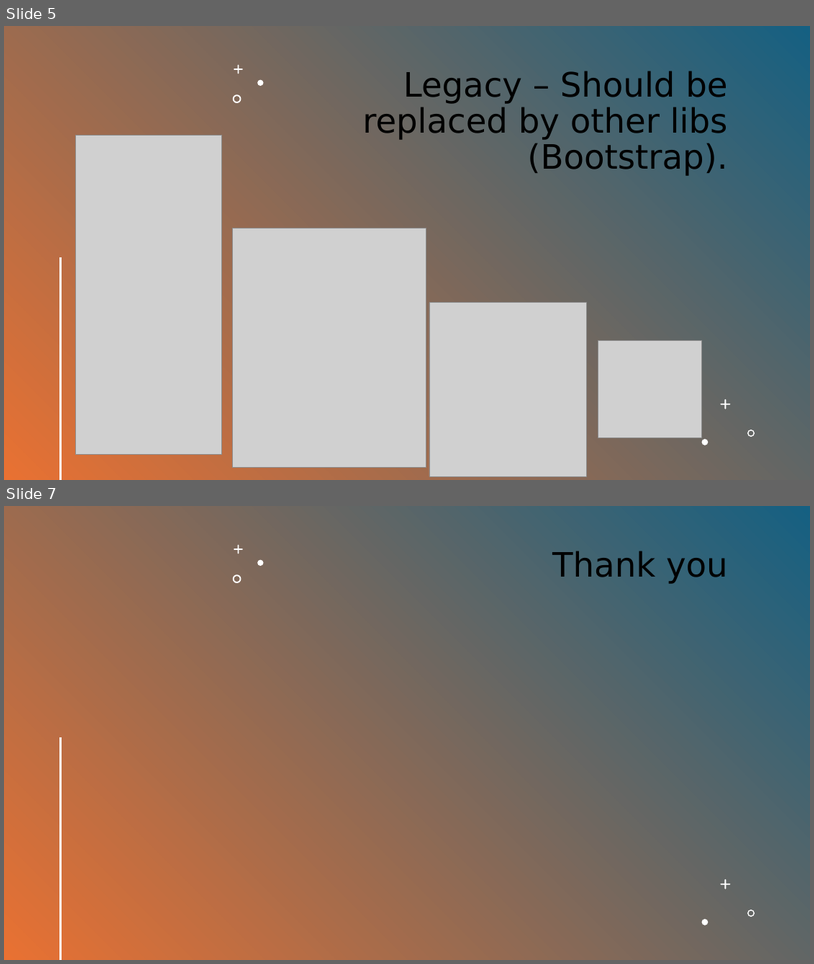
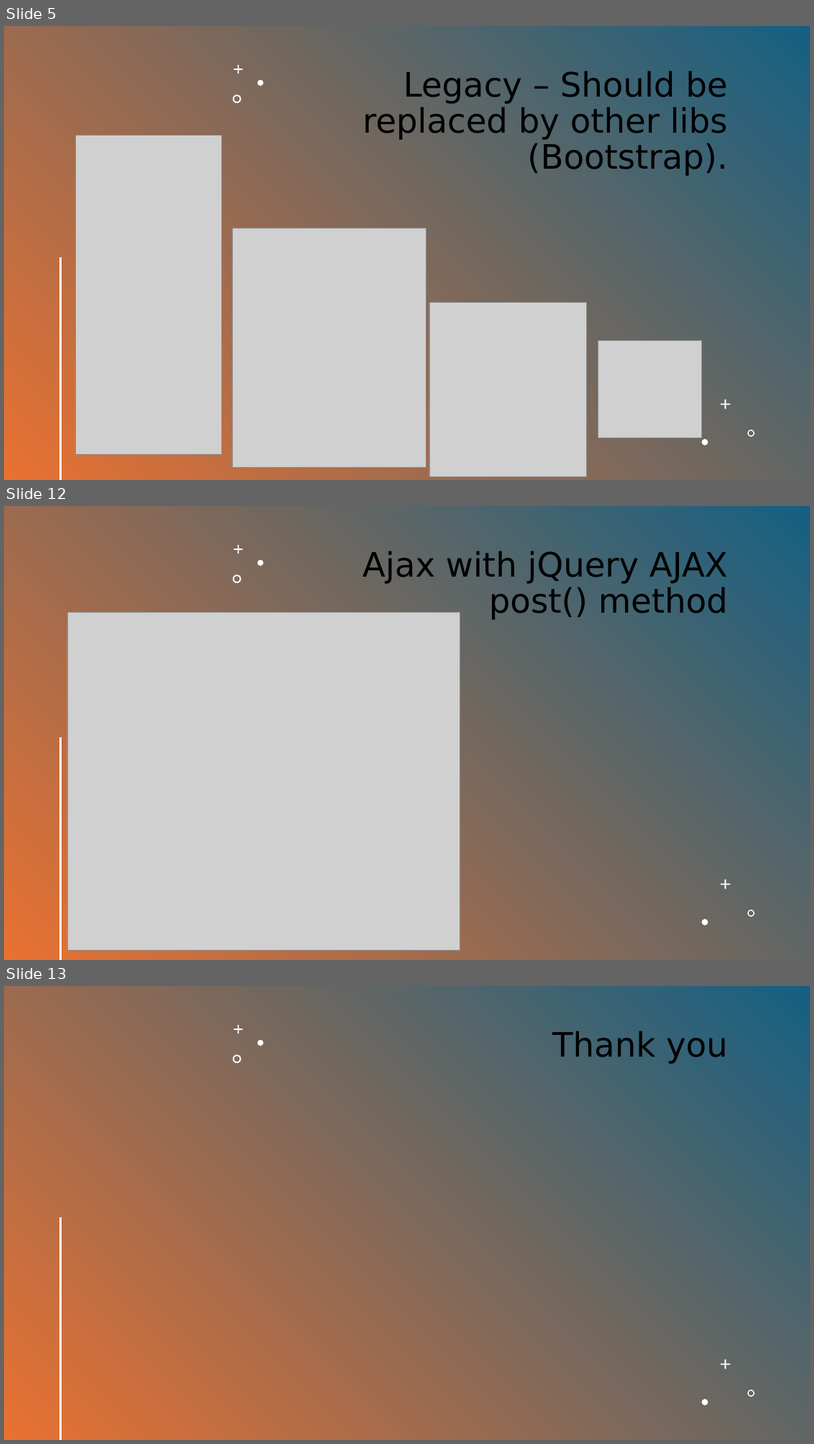
Before and after one commit to RumosProjetos/Acao84091, a slide deck: src/Fundamentos de HTML5, CSS e Javascript/JQuery.pptx. Shown one above the other, each under a label of ours: slides 5 and 7 before the commit, slides 5, 12 and 13 after it; the slides between them are not shown. The pictures are 814x964 and 814x1444 pixels, drawn with LibreOffice and Linux fonts; fonts in the diff are those of the drawing; grey boxes stand for pictures. Boxes give left, top, right and bottom in pixels: in the first picture for what was removed or moved away, otherwise in the second. Text is boxed around its words. In the diff, an @@ line names an element or a change of style, - is before the commit and + after.

```diff
--- a/src/Fundamentos de HTML5, CSS e Javascript/JQuery.pptx
+++ b/src/Fundamentos de HTML5, CSS e Javascript/JQuery.pptx
@@ slide 12 added at (4, 506, 810, 960), background #FFFFFF @@
@@ rectangle added at (4, 506, 810, 960), fill gradient #156082 to #E97132 @@
@@ freeform shape added at (234, 545, 243, 554), fill #FFFFFF @@
@@ freeform shape added at (257, 560, 263, 566), fill #FFFFFF @@
@@ title added at (363, 551, 728, 620), 40 pt, text #000000 @@
+Ajax with jQuery AJAX
+post() method
@@ freeform shape added at (233, 574, 241, 583), fill #FFFFFF @@
@@ picture added at (67, 613, 460, 950) @@
@@ line added from (61, 738) to (61, 959), #FFFFFF 2 pt @@
@@ freeform shape added at (721, 879, 731, 889), fill #FFFFFF @@
@@ freeform shape added at (748, 909, 756, 917), fill #FFFFFF @@
@@ freeform shape added at (702, 919, 708, 924), fill #FFFFFF @@
@@ what was slide 7 is now slide 13 @@
```
Also in this commit, not shown: 2 slides changed, 5 other slides added.
